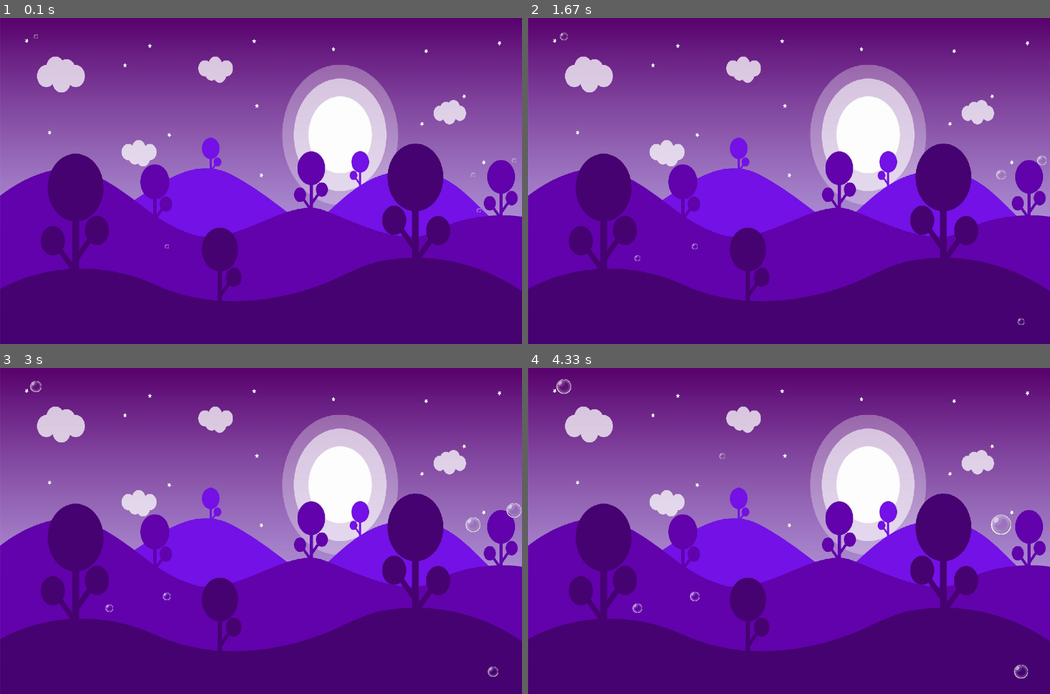
Above: before the commit, frames 1-4 (two rows, left to right).
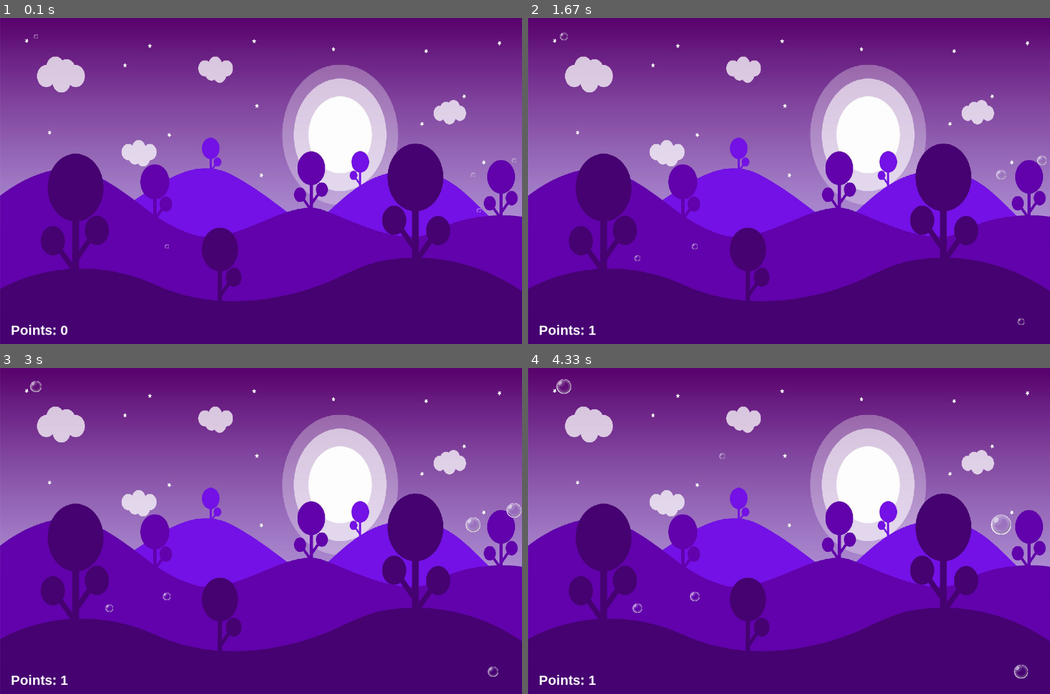
Above: after the commit, the same moments.

Repository: JanKrb/pygame-bubbles
Game: pygame game, started from game.py
Two runs of this game, one before a commit and one after it. Both use one fixed random seed, a clock stepped at 60 frames per second and the inputs below.
Inputs (mouse positions are in pixels of both pictures, inside the frame that each line leads up to):
- Up to frame 1 (0.1 s): no input
- Up to frame 2 (1.67 s): click (1008, 210) at 0.38 s
- Up to frame 3 (3 s): no input
- Up to frame 4 (4.33 s): no input

The runs differ from the first frame. In frame 1, 0.2% of the frame differs, in the area x 2-13%, y 94-98%; in frame 2, 0.2%; in frame 3, 0.2%; in frame 4, 0.2%.

Commit message:
Draw points

Diff:
--- a/game.py
+++ b/game.py
@@ -40,6 +40,13 @@
     # Sound settings
     volume = 0.1
 
+    # Fonts
+    font_pause = ('arialblack', 64)
+    font_points = ('arialblack', 28)
+
+    # Strings
+    title_points = "Points: %s"
+
 class Background(pygame.sprite.Sprite):
     def __init__(self, image_name='background.jpg') -> None:
         super().__init__()
@@ -183,6 +190,7 @@
         self.bubbles_limit = Settings.bubbles_max_initial
         self.bubble_spawn_speed = Settings.bubble_spawn_speed_initial
 
+        self.points = 0
         pygame.mixer.music.set_volume(Settings.volume)
         self.sound_pop_bubble = pygame.mixer.Sound(Settings.create_sound_path('pop.mp3'))
 
@@ -202,6 +210,7 @@
             for bubble in self.bubbles:
                 if bubble.is_hovered(event.pos):
                     bubble.kill(looped_call=False)
+                    self.points += 1
                     break
 
     def handle_events(self) -> None:
@@ -242,7 +251,19 @@
         self.background.draw(self.screen)
         self.bubbles.draw(self.screen)
 
+        self.draw_points()
+
         pygame.display.flip()
+        pygame.display.flip()
+
+    def draw_points(self) -> None:
+        font = pygame.font.SysFont(Settings.font_points[0], Settings.font_points[1])
+        points_text = font.render(Settings.title_points.replace('%s', str(self.points)), True, (255, 255, 255))
+        points_text_rect = points_text.get_rect()
+        points_text_rect.top = Settings.window_height - 50
+        points_text_rect.left = 25
+
+        self.screen.blit(points_text, points_text_rect)
 
 if __name__ == '__main__':
     game = Game()
